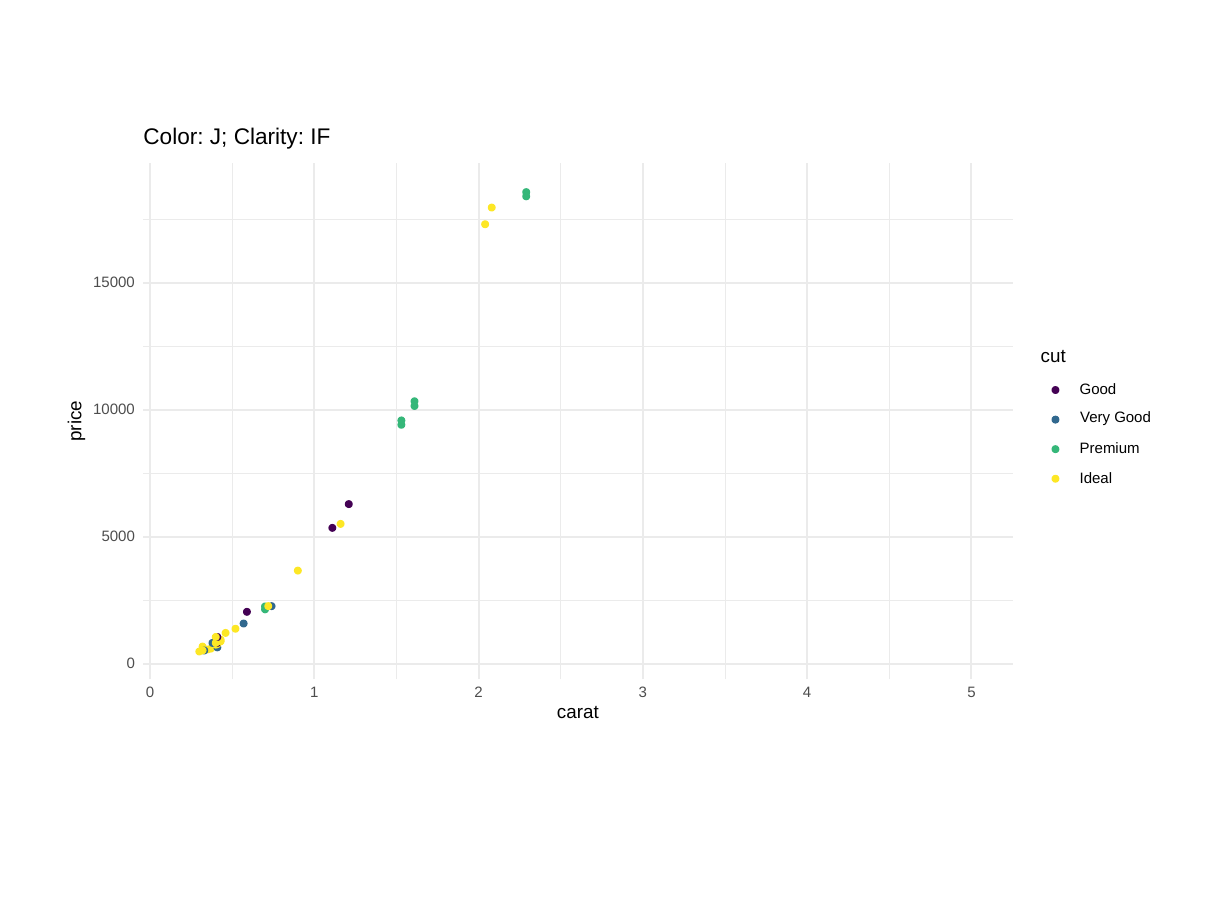
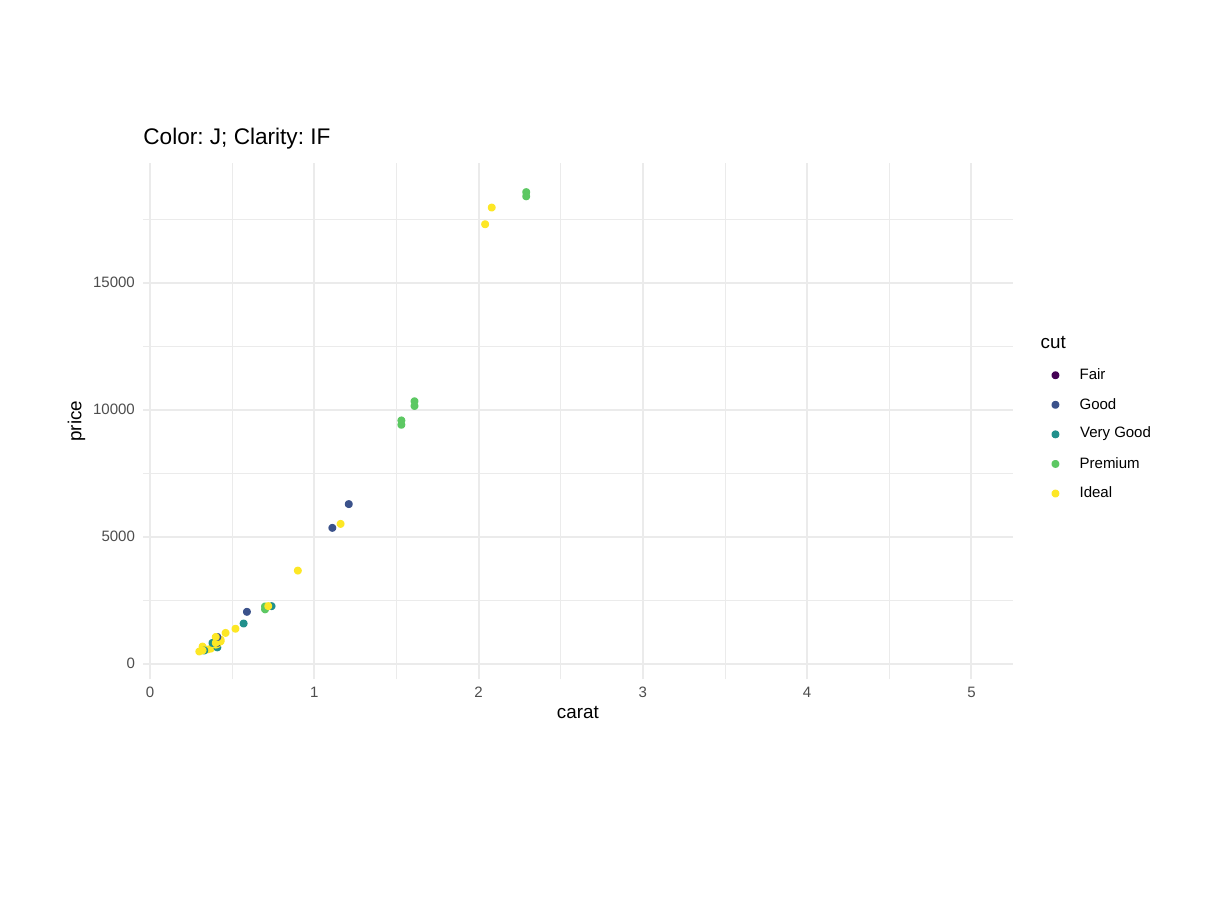
Before and after one commit to shannonpileggi/pipinghotdata_distill, a slide deck: slide 56 of _posts/2020-09-10-draft-ppt/slides/demo_many.pptx. Drawn at 1232x924 pixels with LibreOffice and Linux fonts; fonts in the diff are those of the drawing. Boxes give left, top, right and bottom in pixels: in the first picture for what was removed or moved away, otherwise in the second. Text is boxed around its words. In the diff, an @@ line names an element or a change of style, - is before the commit and + after.

```diff
--- a/_posts/2020-09-10-draft-ppt/slides/demo_many.pptx
+++ b/_posts/2020-09-10-draft-ppt/slides/demo_many.pptx
@@ text added at [1080,368,1106,379], 8.8 pt, text #000000 @@
+Fair
@@ ellipse at [1052,402,1058,408]: fill #31688E to #3B528B; outline #31688E 0.71 pt to #3B528B 0.71 pt @@
@@ 4 ellipses, 1 text: place and size @@
-4 ellipses, 1 text at [1041,350,1066,482]
+4 ellipses, 1 text at [1041,336,1066,467]
@@ ellipse at [1052,431,1058,437]: fill #35B779 to #21908C; outline #35B779 0.71 pt to #21908C 0.71 pt @@
@@ ellipse at [1052,461,1058,467]: fill #FDE725 to #5DC863; outline #FDE725 0.71 pt to #5DC863 0.71 pt @@
@@ 4 texts: place and size @@
-4 texts at [1080,383,1151,483]
+4 texts at [1080,398,1151,497]
@@ ellipse added at [1052,490,1058,496], fill #FDE725, outline #FDE725 0.71 pt @@
@@ fill #440154 to #3B528B; outline #440154 0.71 pt to #3B528B 0.71 pt in 5 elements at [329,525,335,531], [345,500,351,506], [214,639,221,646], [214,633,221,639], [244,609,250,615] @@
@@ fill #35B779 to #5DC863; outline #35B779 0.71 pt to #5DC863 0.71 pt in 8 elements at [398,421,404,428], [398,418,404,424], [411,403,418,409], [411,398,418,404], [522,193,529,200], [522,188,529,195], [261,606,267,612], [261,604,267,610] @@
@@ fill #31688E to #21908C; outline #31688E 0.71 pt to #21908C 0.71 pt in 5 elements at [214,644,221,650], [209,639,216,646], [240,620,246,626], [201,647,207,653], [269,602,275,609] @@
```
Also in this commit, not shown: 3 other slides changed, 2 other files.
